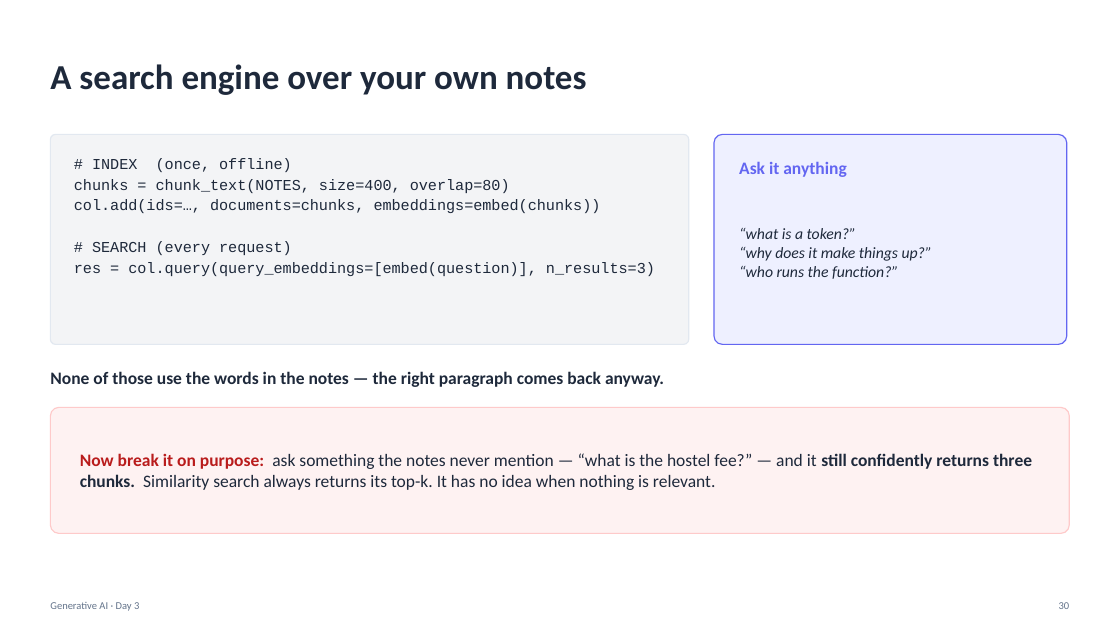
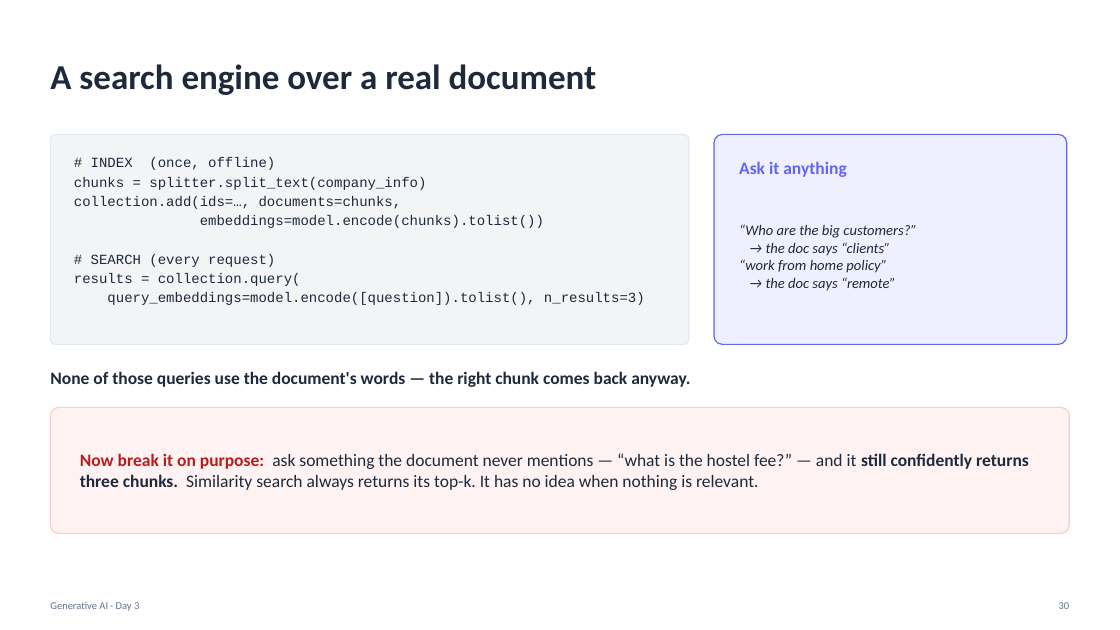
Before and after one commit to Poorit-Technologies/lpu-training, a slide deck: slide 30 of generative-ai/slides/Day03_GenAI.pptx. Drawn at 1120x630 pixels with LibreOffice and Linux fonts; fonts in the diff are those of the drawing. Boxes give left, top, right and bottom in pixels: in the first picture for what was removed or moved away, otherwise in the second. Text is boxed around its words. In the diff, an @@ line names an element or a change of style, - is before the commit and + after.

```diff
--- a/generative-ai/slides/Day03_GenAI.pptx
+++ b/generative-ai/slides/Day03_GenAI.pptx
@@ text at (50, 64, 597, 95): text changed @@
-A search engine over your own notes
+A search engine over a real document
@@ text at (74, 177, 544, 228): text changed; size 13 to 12 pt @@
-chunks = chunk_text(NOTES, size=400, overlap=80)
-col.add(ids=…, documents=chunks, embeddings=embed(chunks))
+chunks = splitter.split_text(company_info)
+collection.add(ids=…, documents=chunks,
+embeddings=model.encode(chunks).tolist())
@@ text at (91, 157, 275, 267): size 13 to 12 pt in "# INDEX (once, offline)", "# SEARCH (every request)" @@
@@ text at (739, 224, 916, 291): text changed; size 13.5 to 12.5 pt @@
-“what is a token?”
-“why does it make things up?”
-“who runs the function?”
+“Who are the big customers?”
+→ the doc says “clients”
+“work from home policy”
+→ the doc says “remote”
@@ text at (74, 273, 645, 305): text changed; size 13 to 12 pt @@
-res = col.query(query_embeddings=[embed(question)], n_results=3)
+results = collection.query(
+query_embeddings=model.encode([question]).tolist(), n_results=3)
@@ text at (50, 371, 690, 387): text changed @@
-None of those use the words in the notes — the right paragraph comes back anyway.
+None of those queries use the document's words — the right chunk comes back anyway.
@@ text at (80, 453, 1029, 490): text changed @@
-Now break it on purpose: ask something the notes never mention — “what is the hostel fee?” — and it still confidently returns three chunks. Similarity search always returns its top-k. It has no idea when nothing is relevant.
+Now break it on purpose: ask something the document never mentions — “what is the hostel fee?” — and it still confidently returns three chunks. Similarity search always returns its top-k. It has no idea when nothing is relevant.
```
Also in this commit, not shown: 9 other slides changed, 2 other files.
